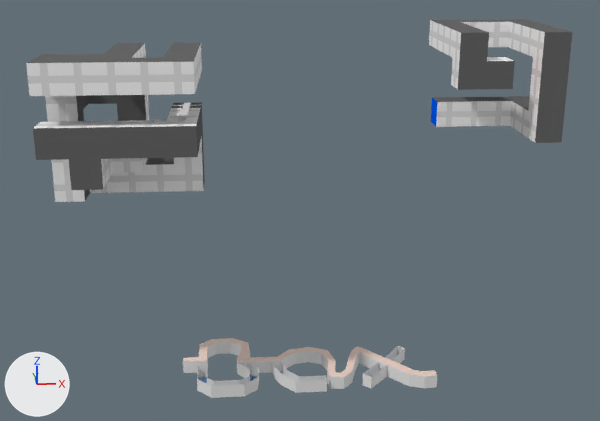
A saved change to the Blender file BAX.blend.
One viewpoint serves both versions: a 50 mm lens placed at (-2.9, -56.1, 31.6), pointed at (1.2, 3.8, 12.1). The axes (+X, +Y, +Z) are drawn at lower left. The lights are the same throughout. The same objects are shown in both versions, whatever each file hides.

In view in the first picture: 'bax-text', 'defaultmaze cube test', 'maze-test-simp'.
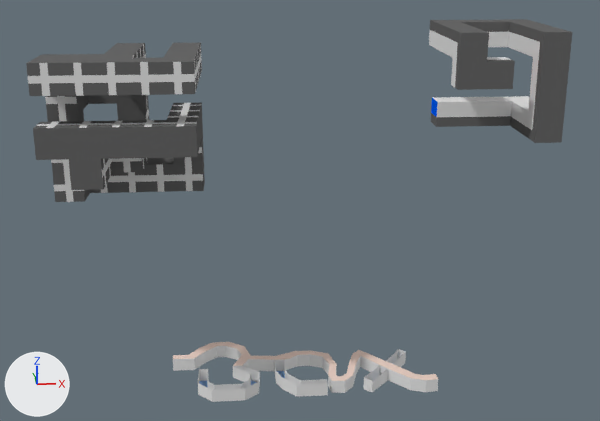
Changed parts and their boxes (x1, y1, x2, y2) in the pictures (600 x 421 px):
'bax-text', reshaped
    before: (183, 338, 437, 398)
    after: (173, 342, 438, 402)
part 1 of me_mazetester, recoloured
    both: (429, 35, 537, 123)
part 2 of me_mazetester, recoloured
    both: (430, 20, 545, 143)
part 3 of me_mazetester, recoloured
    both: (431, 113, 437, 126)
part 4 of me_cube, recoloured
    both: (26, 44, 204, 202)

The change in detail:
me_mazetester has 766 vertices, 558 faces and spans x -4.46..3.55, y -4.85..5.15, z -4.74..3.26.
me_mazetester is used by ob_maze_test_simp; location (16.87, 7.2, 22.15).
me_mazetester part 1: 86 of the faces centred in x -4.46..3.55, y -3.23..5.15, z -3.12..1.65 switch from mat_maze_cube_clear (white #ffffff) to mat_maze_cube_side (its picture is missing).
me_mazetester part 2: 98 of the faces centred in x -4.46..3.55, y -4.47..5.15, z -4.35..2.88 switch from mat_maze_cube_clear (white #ffffff) to mat_maze_cube_top_bottom (its picture is missing).
me_mazetester part 3: the 1 face centred in x -4.45, y 2.15, z -4.35 switches from mat_maze_cube_start (blue #005eff) to mat_maze_cube_top_bottom (its picture is missing).
me_cube has 1448 vertices, 1060 faces, 5 loose edges and spans x -4.84..5.16, y -4.73..5.27, z -5.77..4.23.
me_cube is used by ob_defaultmaze_cube_test; location (-11.04, 0.0, 20.32).
me_cube part 4: all 344 faces that had it switch from mat_maze_cube_clear (white #ffffff) to mat_maze_cube_top_bottom (its picture is missing).
me_plane is used by ob_bax_text; location (0.82, 0.97, 0.0); rotation (1.571, 0.0, 0.0), in degrees (90, 0, 0).
me_plane had 156 vertices, 144 faces and spanned x -8.8..10.3, y -0.3..0.8, z -4.6..3.0.
me_plane now has 156 vertices, 145 faces and spans x -9.7..10.3, y -0.5..0.5, z -4.4..3.2.
me_plane part 5: 156 vertices removed from x -8.8..10.3, y -0.3..0.8, z -4.6..3.0; 156 vertices added at x -9.7..10.3, y -0.5..0.5, z -4.4..3.2.
